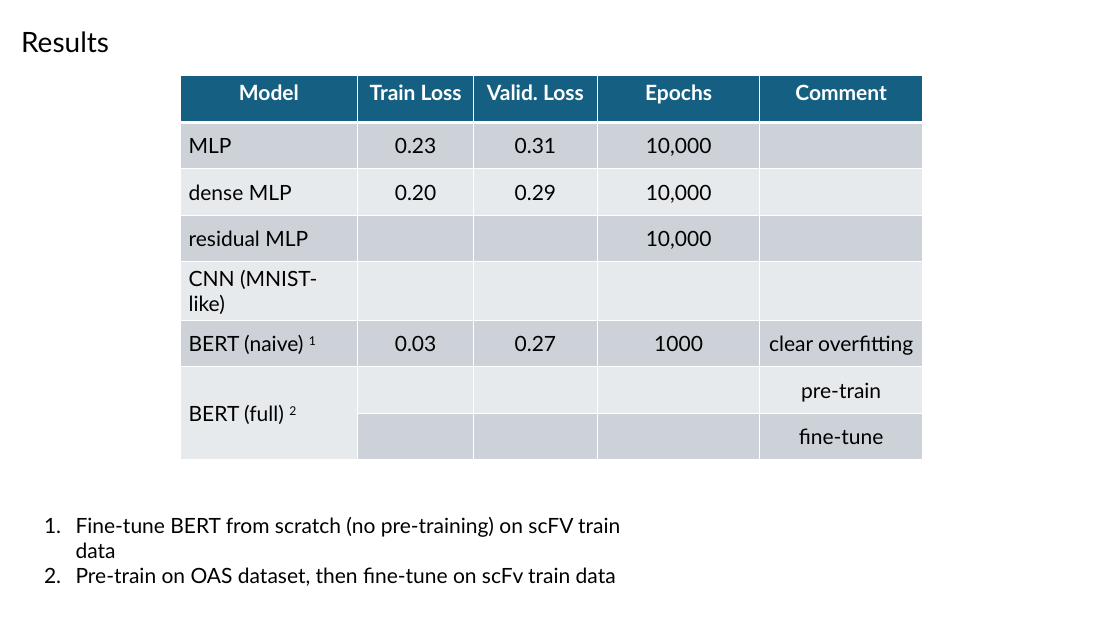
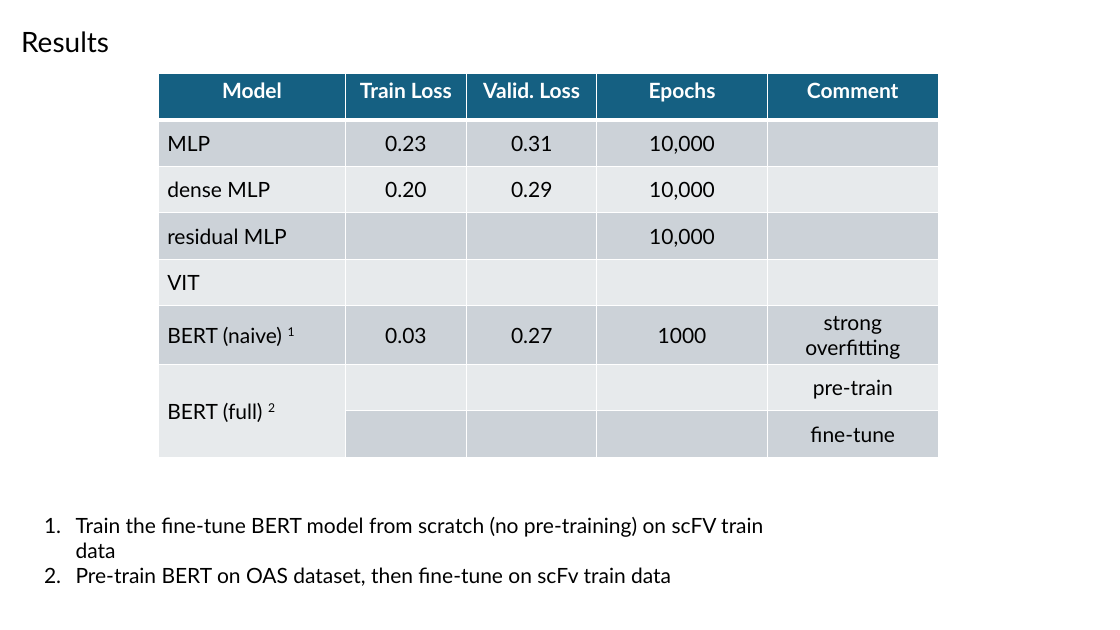
Before and after one commit to planaria158/BERT-antibody-antigen-binding-energy, a slide deck: slide 9 of Homework-aAlphaBio.pptx (slide 7 before the commit). Drawn at 1120x630 pixels with LibreOffice and Linux fonts; fonts in the diff are those of the drawing. Boxes give left, top, right and bottom in pixels: in the first picture for what was removed or moved away, otherwise in the second. Text is boxed around its words. In the diff, an @@ line names an element or a change of style, - is before the commit and + after.

```diff
--- a/Homework-aAlphaBio.pptx
+++ b/Homework-aAlphaBio.pptx
@@ table at (159,74,939,587) @@
-row 5, column 1: CNN (MNIST-like)
+row 5, column 1: VIT
-row 6, column 5: clear overfitting
+row 6, column 5: strong overfitting
@@ table: place and size @@
-table at (181,76,923,587)
+table at (159,74,939,587)
@@ text at (76,517,763,586): text changed @@
-1. Fine-tune BERT from scratch (no pre-training) on scFV train data
-2. Pre-train on OAS dataset, then fine-tune on scFv train data
+1. Train the fine-tune BERT model from scratch (no pre-training) on scFV train data
+2. Pre-train BERT on OAS dataset, then fine-tune on scFv train data
```
Also in this commit, not shown: 2 other slides changed, 4 slides added, 2 slides removed.
